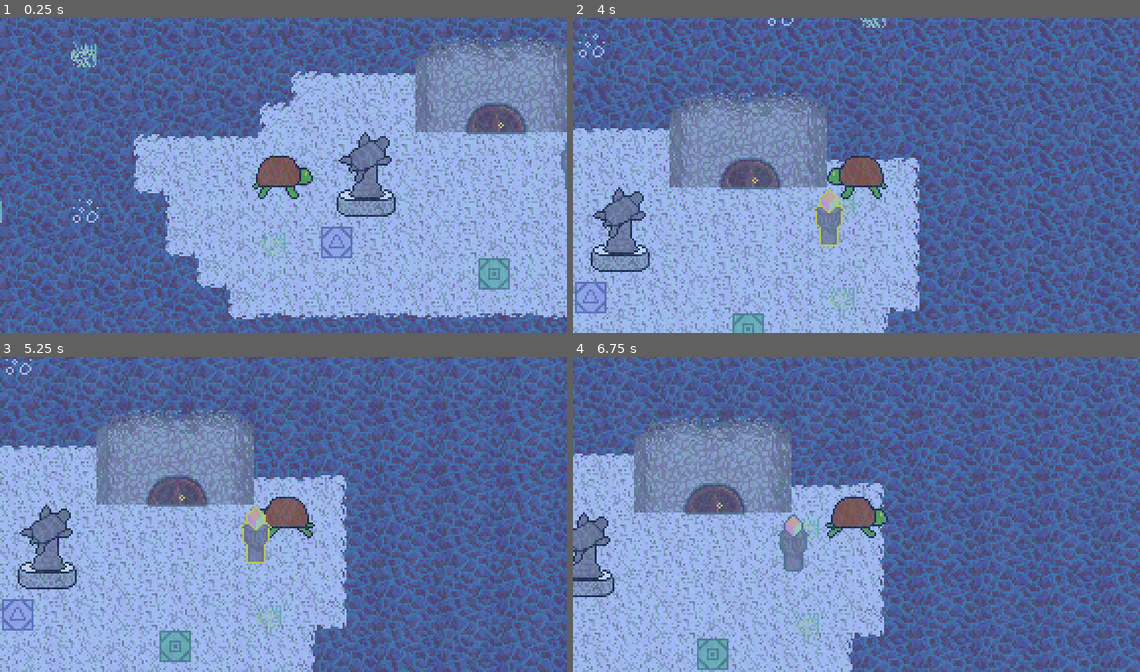
Above: before the commit, frames 1-4 (two rows, left to right).
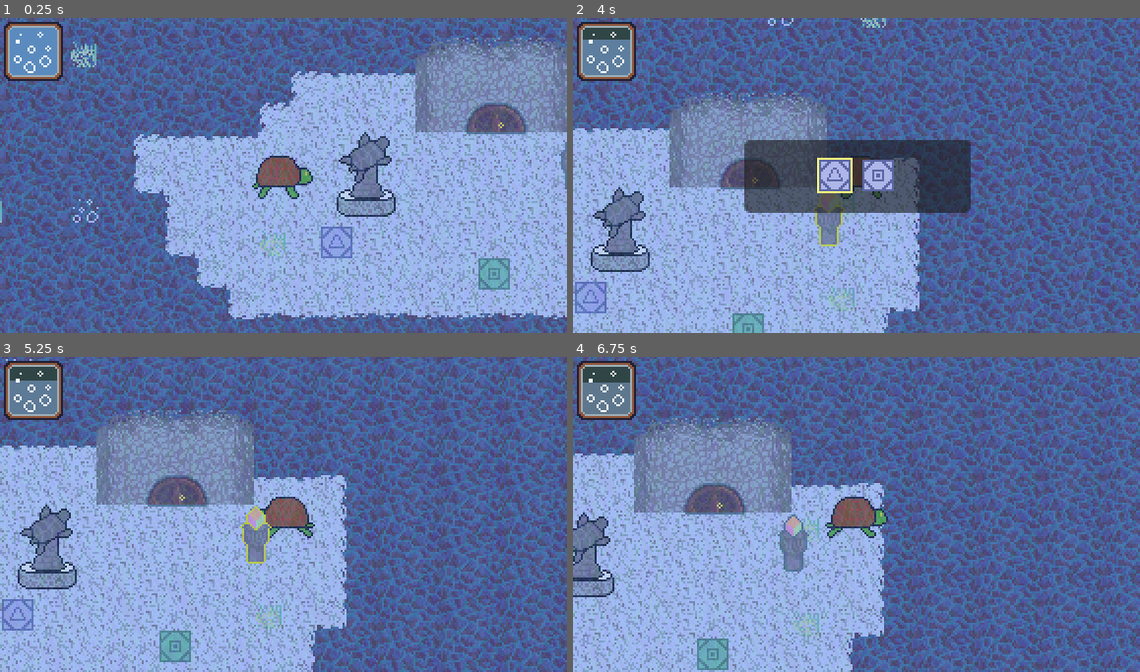
Above: after the commit, the same moments.

Repository: Tsunami014/Undersea
Game: Godot game, scene res://main.tscn
Two runs of this game, one before a commit and one after it. Both use one fixed random seed, a clock stepped at 60 frames per second and the inputs below.
Inputs:
- Up to frame 1 (0.25 s): no input
- Up to frame 2 (4 s): tap Enter (action) at 0.5, 0.6, 1.55, 2.1, 3.05, 3.6 s; hold Right (right) 0.53-1.28 s; tap Space (open_puzzle) at 0.8, 1.35, 2.3, 2.85, 3.8 s; hold Down (down) 1.28-2.03 s; hold Right (right) 2.03-2.78 s; hold Up (up) 2.78-3.53 s; hold Left (left) from 3.53 s (still down)
- Up to frame 3 (5.25 s): tap Space (open_puzzle) at 4.35 s; tap Enter (action) at 4.55, 5.1 s; release Left (left) at 5.03 s; hold Down (down) from 5.03 s (still down)
- Up to frame 4 (6.75 s): tap Space (open_puzzle) at 5.3, 5.85 s; release Down (down) at 5.78 s; hold Right (right) 5.78-6.53 s; tap Enter (action) at 6.05, 6.6 s; hold Up (up) from 6.53 s (still down)

The runs differ from the first frame. In frame 1, 1.9% of the frame differs, in the area x 0-12%, y 1-20%; in frame 2, 11%, in the area x 0-71%, y 1-62%; in frame 3, 1.8%; in frame 4, 1.9%.

Commit message:
Made the door open when the code is correct!

Diff:
--- a/door.gd
+++ b/door.gd
@@ -37,22 +37,20 @@
 	]
 	texture.region = pos[unlock]
 
-func _canGoThroughDoor() -> bool:
-	return true # TODO: this
+func openDoor():
+	if unlock == 0:
+		unlock = 1
+		teleport.unlock = 1
+		await get_tree().create_timer(0.05).timeout
+		setImg()
+		teleport.setImg()
+		await get_tree().create_timer(0.35).timeout
+		unlock = 2
+		teleport.unlock = 2
+		setImg()
+		teleport.setImg()
 
 func _process(_delta: float) -> void:
-	if inside and Input.is_action_just_pressed("action"):
-		if unlock == 0 and _canGoThroughDoor():
-			unlock = 1
-			teleport.unlock = 1
-			await get_tree().create_timer(0.05).timeout
-			setImg()
-			teleport.setImg()
-			await get_tree().create_timer(0.35).timeout
-			unlock = 2
-			teleport.unlock = 2
-			setImg()
-			teleport.setImg()
-		elif unlock == 2:
-			%Player.global_position = teleport.get_node("Tele").global_position
-			%Player.velocity = Vector2(0, 0)
+	if inside and unlock == 2 and Input.is_action_just_pressed("action"):
+		%Player.global_position = teleport.get_node("Tele").global_position
+		%Player.velocity = Vector2(0, 0)
--- a/main.tscn
+++ b/main.tscn
@@ -84,3 +84,4 @@
 [node name="Pillar" parent="." node_paths=PackedStringArray("door") instance=ExtResource("7_272bh")]
 position = Vector2(209, 79)
 door = NodePath("../Door")
+ans_1 = "orange"
--- a/pillar.gd
+++ b/pillar.gd
@@ -2,6 +2,13 @@
 var inside = false
 
 @export var door: Door
+@export var loseAmnt = 30
+@export_enum("blue", "green", "orange", "pink") var ans_1: String = "blue"
+@export_enum("blue", "green", "orange", "pink") var ans_2: String = "blue"
+
+const order = [
+	"blue", "green", "orange", "pink"
+]
 
 func _on_body_entered(body):
 	if body is Player:
@@ -19,5 +26,16 @@
 	_on_body_exited(null, true)
 
 func _process(delta: float) -> void:
-	if inside and Input.is_action_just_pressed("open_puzzle") and not %Player.justclosed:
-		%Player.puzzle()
+	if inside:
+		if Input.is_action_just_pressed("open_puzzle") and not %Player.justclosed:
+			%Player.puzzle()
+	if %Player.puzzling and Input.is_action_just_pressed("action"):
+		var out: Array[int] = []
+		for i in [ans_1, ans_2]:
+			out.append(order.find(i))
+		if %Player.puzzleobj.trycode(out):
+			door.openDoor()
+			queue_free()
+		else:
+			%Player.air -= loseAmnt
+		%Player.closePuz()
--- a/player.gd
+++ b/player.gd
@@ -6,6 +6,8 @@
 
 @export var air = 100.0
 @export var airSpeed = 6.0
+
+@onready var puzzleobj = %Puzzle
 
 var puzzling = false
 var justclosed = false
@@ -25,10 +27,7 @@
 			%Puzzle.increase()
 
 		if Input.is_action_just_pressed("open_puzzle"):
-			puzzling = false
-			%Puzzle.visible = false
-			justclosed = true
-			%Puzzle.closePuz()
+			closePuz()
 	else:
 		air -= delta * airSpeed
 		if air < 0:
@@ -56,3 +55,8 @@
 	puzzling = true
 	%Puzzle.visible = true
 	%Puzzle.initPuz()
+func closePuz():
+	puzzling = false
+	%Puzzle.visible = false
+	justclosed = true
+	%Puzzle.closePuz()
--- a/puzzlemain.gd
+++ b/puzzlemain.gd
@@ -21,6 +21,15 @@
 func decrease():
 	_setTile(tileidx - 1)
 
+func trycode(codes: Array[int]) -> bool:
+	var elms = $Panel/Container.get_children()
+	var i = 0
+	for e in elms:
+		if e.choice != codes[i]:
+			return false
+		i += 1
+	return true
+
 func initPuz():
 	var elms = $Panel/Container.get_children()
 	for e in elms:
Not shown: 1 places in player.tscn that only renumber resources
Not shown: 2 places in prefabs/door.tscn that only renumber resources
